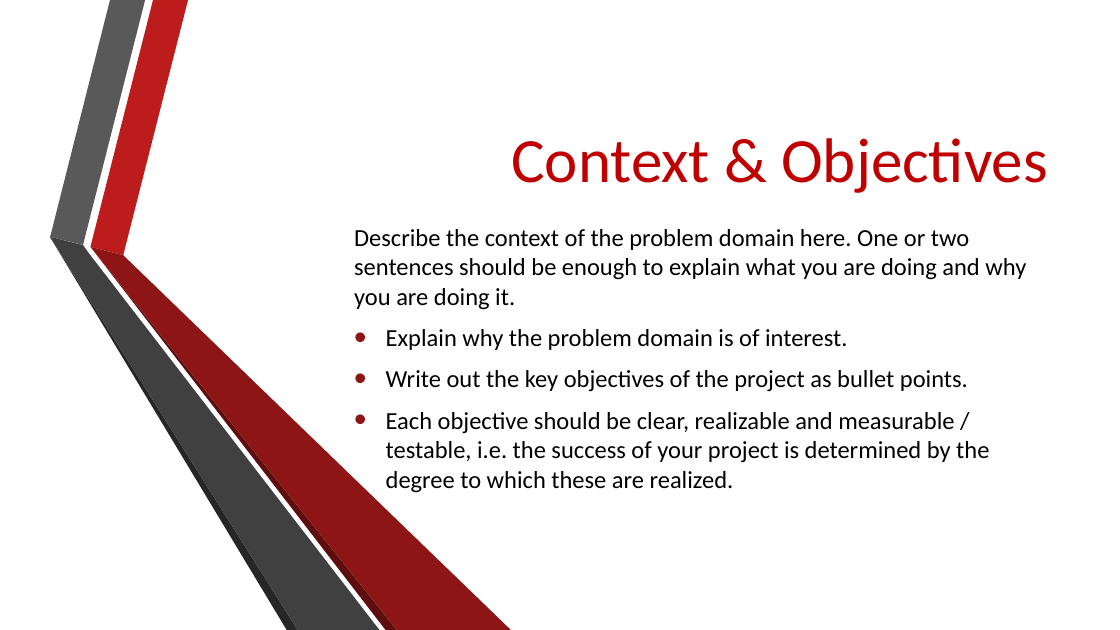
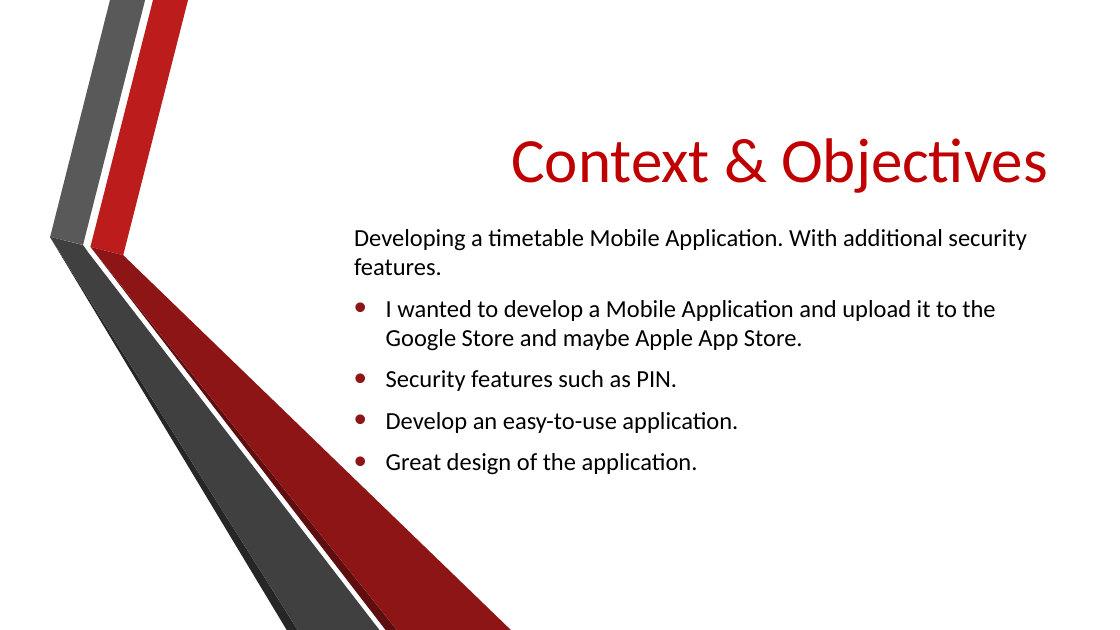
Before and after one commit to Oskar-Ciebien/Timetable_Application, a slide deck: slide 2 of Documents/Semester 1 Presentation.pptx. Drawn at 1120x630 pixels with LibreOffice and Linux fonts; fonts in the diff are those of the drawing; background and template pictures are left out. Boxes give left, top, right and bottom in pixels: in the first picture for what was removed or moved away, otherwise in the second. Text is boxed around its words. In the diff, an @@ line names an element or a change of style, - is before the commit and + after.

Commit message:
Updated Second Slide

```diff
--- a/Documents/Semester 1 Presentation.pptx
+++ b/Documents/Semester 1 Presentation.pptx
@@ subtitle at bbox=[354, 229, 1026, 475]: text changed @@
-Describe the context of the problem domain here. One or two sentences should be enough to explain what you are doing and why you are doing it.
-• Explain why the problem domain is of interest.
-• Write out the key objectives of the project as bullet points.
-• Each objective should be clear, realizable and measurable / testable, i.e. the success of your project is determined by the degree to which these are realized.
+Developing a timetable Mobile Application. With additional security features.
+• I wanted to develop a Mobile Application and upload it to the Google Store and maybe Apple App Store.
+• Security features such as PIN.
+• Develop an easy-to-use application.
+• Great design of the application.
```
